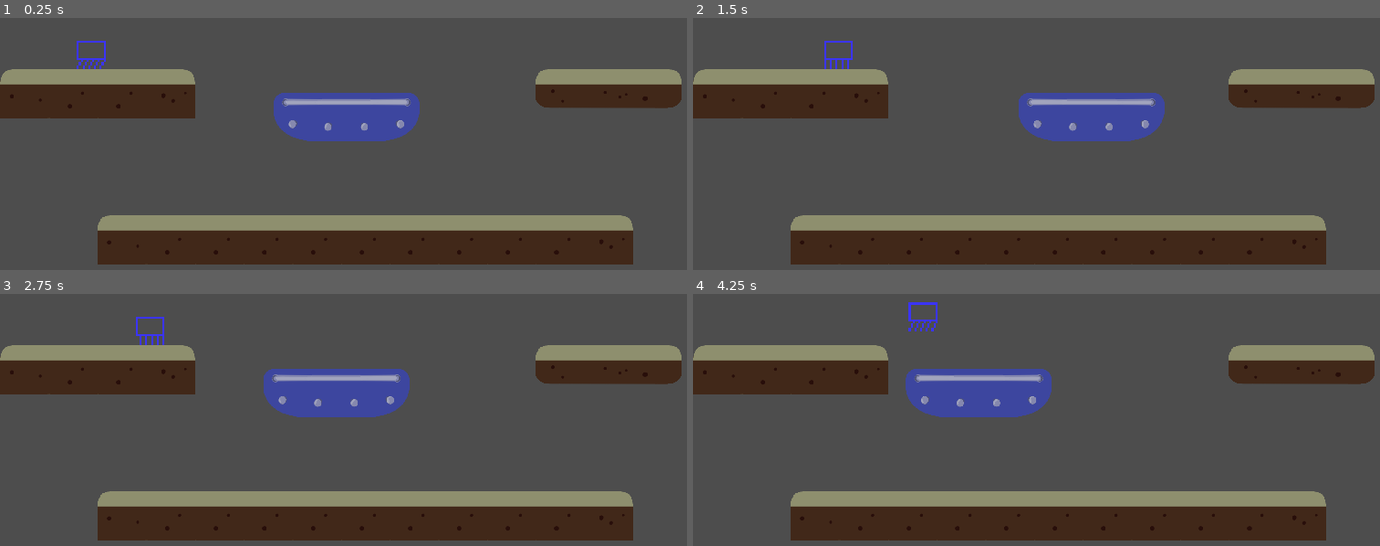
Above: before the commit, frames 1-4 (two rows, left to right).
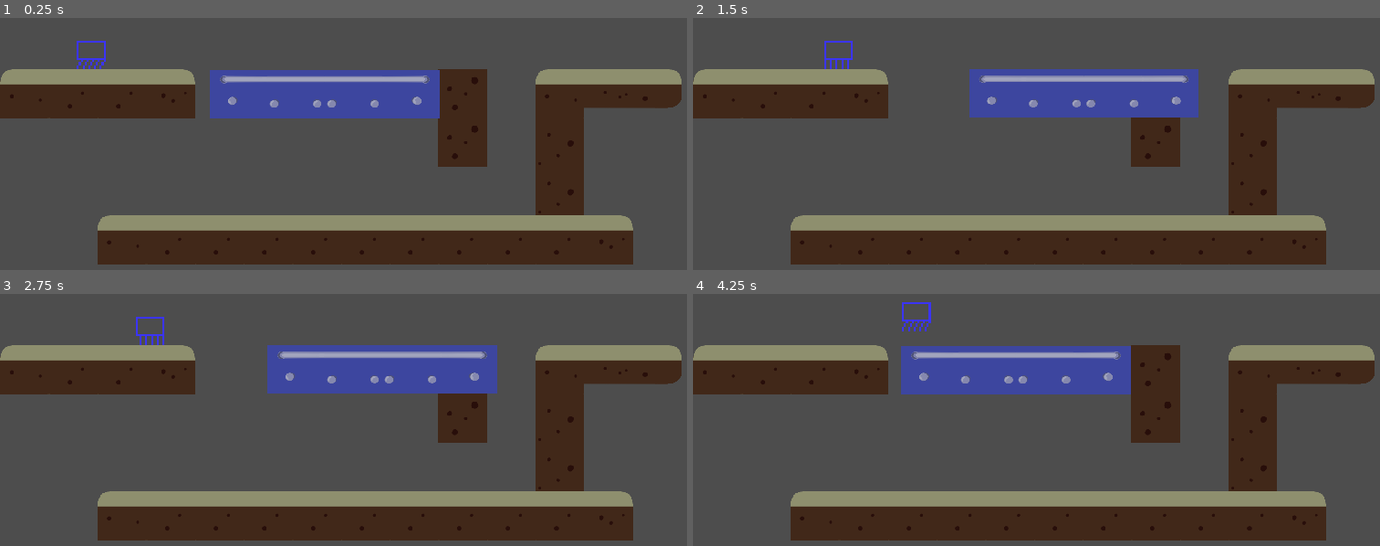
Above: after the commit, the same moments.

Repository: socradeez/DKGJ2023---TDP
Game: Godot game, scene res://player.tscn
Same seed, same stepped clock (60 frames per second), same inputs: the game is played once before the commit and once after it.
Inputs:
- Up to frame 1 (0.25 s): no input
- Up to frame 2 (1.5 s): hold D (move_right) from 0.53 s (still down); tap Space (jump) at 0.6, 0.77, 1.07 s; tap F (speed_change) at 1.35 s
- Up to frame 3 (2.75 s): tap Space (jump) at 1.52, 1.55, 1.82, 2.1 s; release D (move_right) at 2.03 s; hold A (move_left) from 2.03 s (still down)
- Up to frame 4 (4.25 s): release A (move_left) at 2.78 s; hold D (move_right) from 2.78 s (still down); tap F (speed_change) at 2.85 s; tap Space (jump) at 3.02, 3.05, 3.32, 3.6, 3.77, 4.07 s

The runs differ from the first frame. In frame 1, 12% of the frame differs, in the area x 30-85%, y 20-79%; in frame 2, 11%; in frame 3, 11%; in frame 4, 12%, in the area x 30-85%, y 3-79%.

Commit message:
Updated platform workflow and tileset
Platforms now have added paths they follow to enable faster workflow for level design. Also uploaded new square tileset for platforms as well.

Diff:
--- /dev/null
+++ b/CB2DPlatform.gd
@@ -0,0 +1,12 @@
+extends CharacterBody2D
+
+
+var path_to_follow: PathFollow2D
+
+func _ready():
+	path_to_follow = $".."
+
+func _process(delta):
+
+	# Update the global position of the platform to match the PathFollow2D position
+	global_position = path_to_follow.global_position
--- /dev/null
+++ b/CB2DPlatformAnimatable.gd
@@ -0,0 +1,12 @@
+extends AnimatableBody2D
+
+
+var path_to_follow: PathFollow2D
+
+func _ready():
+	path_to_follow = $".."
+
+func _process(delta):
+
+	# Update the global position of the platform to match the PathFollow2D position
+	global_position = path_to_follow.global_position
--- a/DemoTilesetNoPhysics.tres
+++ b/DemoTilesetNoPhysics.tres
@@ -1,6 +1,7 @@
-[gd_resource type="TileSet" load_steps=3 format=3 uid="uid://dgjjaxcw22uh5"]
+[gd_resource type="TileSet" load_steps=5 format=3 uid="uid://dgjjaxcw22uh5"]
 
 [ext_resource type="Texture2D" uid="uid://cib030bjichp1" path="res://GJtileSheetV01.png" id="1_nn2pm"]
+[ext_resource type="Texture2D" uid="uid://bjm5tb06qj3c7" path="res://GJtileSheetV02.png" id="2_0swfb"]
 
 [sub_resource type="TileSetAtlasSource" id="TileSetAtlasSource_ilgg7"]
 resource_name = "TerrainTileset"
@@ -48,7 +49,53 @@
 2:9/0 = 0
 3:9/0 = 0
 
+[sub_resource type="TileSetAtlasSource" id="TileSetAtlasSource_3lfca"]
+texture = ExtResource("2_0swfb")
+texture_region_size = Vector2i(128, 128)
+0:0/0 = 0
+1:0/0 = 0
+2:0/0 = 0
+3:0/0 = 0
+4:0/0 = 0
+5:0/0 = 0
+6:0/0 = 0
+7:0/0 = 0
+8:0/0 = 0
+0:1/0 = 0
+1:1/0 = 0
+2:1/0 = 0
+0:2/0 = 0
+1:2/0 = 0
+2:2/0 = 0
+0:3/0 = 0
+1:3/0 = 0
+2:3/0 = 0
+3:3/0 = 0
+0:4/0 = 0
+1:4/0 = 0
+2:4/0 = 0
+0:5/0 = 0
+1:5/0 = 0
+2:5/0 = 0
+0:6/0 = 0
+1:6/0 = 0
+2:6/0 = 0
+3:6/0 = 0
+0:7/0 = 0
+1:7/0 = 0
+2:7/0 = 0
+3:7/0 = 0
+0:8/0 = 0
+1:8/0 = 0
+2:8/0 = 0
+3:8/0 = 0
+0:9/0 = 0
+1:9/0 = 0
+2:9/0 = 0
+3:9/0 = 0
+
 [resource]
 tile_size = Vector2i(128, 128)
 uv_clipping = true
 sources/0 = SubResource("TileSetAtlasSource_ilgg7")
+sources/1 = SubResource("TileSetAtlasSource_3lfca")
--- /dev/null
+++ b/Path2Dtroubleshoot.gd
@@ -0,0 +1,11 @@
+extends Path2D
+
+
+# Called when the node enters the scene tree for the first time.
+func _ready():
+	pass # Replace with function body.
+
+
+# Called every frame. 'delta' is the elapsed time since the previous frame.
+func _process(delta):
+	pass
--- /dev/null
+++ b/PlatformPositionScript.gd
@@ -0,0 +1,32 @@
+extends PathFollow2D
+
+@export var speed = 10.0
+var high_speed = false
+
+# Called when the node enters the scene tree for the first time.
+func _ready():
+	pass # Replace with function body.
+
+
+# Called every frame. 'delta' is the elapsed time since the previous frame.
+func _process(delta):
+	progress_ratio += speed * delta
+
+	# When reaching the end of the path, reverse direction
+	if progress_ratio >= 1.0:
+		progress_ratio = 1.0  # Clamp progress to the end
+		speed = -speed  # Reverse speed
+
+	# When reaching the start of the path, reverse direction again
+	elif progress_ratio <= 0.0:
+		progress_ratio = 0.0  # Clamp progress to the start
+		speed = -speed  # Reset to initial speed
+
+
+func _on_player_change_speed():
+	if high_speed:
+		speed /= 2
+		high_speed = false
+	else:
+		speed *= 2
+		high_speed = true
--- a/Player.gd
+++ b/Player.gd
@@ -9,6 +9,10 @@
 var on_ground = false
 var jump_from_dp = false
 var platform_velocity = 0
+var wall_slide_speed_max = 100
+var wall_jump_strength = Vector2(150, -300) # X for away from the wall, Y for upward
+var can_wall_jump = false
+var wall_dir = 0 # -1 for left, 1 for right
 
 # Called when the node enters the scene tree for the first time.
 func _ready():
@@ -17,13 +21,27 @@
 
 # Called every frame. 'delta' is the elapsed time since the previous frame.
 func _physics_process(delta):
+	velocity.y += gravity * delta
 	if Input.is_action_just_pressed('speed_change'):
 		change_speed.emit()
 	on_ground = is_on_floor()
+	var is_on_wall = is_on_wall()
 	if not on_ground:
 		$AnimatedSprite2D.animation = "jump"
+
+	if is_on_wall and velocity.y > 0:
+		# Wall sliding
+		$AnimatedSprite2D.animation = "jump"
+		velocity.y = min(velocity.y, wall_slide_speed_max)
+		can_wall_jump = true
+		wall_dir = get_wall_direction()
+	else:
+		can_wall_jump = false
+
+	if can_wall_jump and Input.is_action_just_pressed("jump"):
+		perform_wall_jump()
 	# vertical movement velocity (down)
-	velocity.y += gravity * delta
+
 	# horizontal movement processing (left, right)
 
 	if on_ground:
@@ -48,3 +66,18 @@
 		$AnimatedSprite2D.stop()
 	# horizontal velocity which moves player left or right based on input
 	velocity.x = horizontal_input * speed
+
+func get_wall_direction():
+	var left_ray = $RayCast2D_Left
+	var right_ray = $RayCast2D_Right
+
+	if left_ray.is_colliding():
+		return -1
+	elif right_ray.is_colliding():
+		return 1
+	else:
+		return 0  # Not on a wall
+
+func perform_wall_jump():
+	velocity.x = -wall_dir * wall_jump_strength.x
+	velocity.y = wall_jump_strength.y
--- a/player.tscn
+++ b/player.tscn
@@ -1,11 +1,12 @@
-[gd_scene load_steps=14 format=3 uid="uid://djmvd3egljgbg"]
+[gd_scene load_steps=16 format=3 uid="uid://djmvd3egljgbg"]
 
 [ext_resource type="Texture2D" uid="uid://cru5ud15hah0c" path="res://walk_spritesheet.png" id="1_rp02g"]
 [ext_resource type="Texture2D" uid="uid://dkovq4vvq7xdq" path="res://jump_spritesheet.png" id="2_0oaao"]
 [ext_resource type="Script" path="res://Player.gd" id="2_m0yii"]
-[ext_resource type="Script" path="res://RigidBody2D.gd" id="5_bt4uh"]
 [ext_resource type="TileSet" uid="uid://dgjjaxcw22uh5" path="res://DemoTilesetNoPhysics.tres" id="5_hhwt4"]
 [ext_resource type="TileSet" uid="uid://ct2fcmwqejm26" path="res://DemoTileset.tres" id="5_y0fha"]
+[ext_resource type="Script" path="res://PlatformPositionScript.gd" id="7_5w85n"]
+[ext_resource type="Script" path="res://CB2DPlatformAnimatable.gd" id="9_rmxo4"]
 
 [sub_resource type="AtlasTexture" id="AtlasTexture_rut4o"]
 atlas = ExtResource("2_0oaao")
@@ -48,17 +49,24 @@
 "speed": 10.0
 }]
 
-[sub_resource type="RectangleShape2D" id="RectangleShape2D_a3uhb"]
-size = Vector2(76, 76)
+[sub_resource type="RectangleShape2D" id="RectangleShape2D_l7xx2"]
+size = Vector2(75, 76)
 
-[sub_resource type="RectangleShape2D" id="RectangleShape2D_fqb8x"]
-size = Vector2(126.999, 382)
+[sub_resource type="Curve2D" id="Curve2D_ylg40"]
+_data = {
+"points": PackedVector2Array(0, 0, 0, 0, 210.82, -252.793, 0, 0, 0, 0, 447.04, -253.8)
+}
+point_count = 2
+
+[sub_resource type="RectangleShape2D" id="RectangleShape2D_5c7b0"]
+size = Vector2(513.927, 138.914)
 
 [node name="Level" type="Node2D"]
 metadata/_edit_horizontal_guides_ = []
 
 [node name="Player" type="CharacterBody2D" parent="."]
 position = Vector2(240, 257)
+floor_constant_speed = true
 script = ExtResource("2_m0yii")
 speed = 150
 metadata/_edit_group_ = true
@@ -69,32 +77,45 @@
 animation = &"walk"
 
 [node name="CollisionShape2D" type="CollisionShape2D" parent="Player"]
-shape = SubResource("RectangleShape2D_a3uhb")
+position = Vector2(0.5, 0)
+shape = SubResource("RectangleShape2D_l7xx2")
 
-[node name="RigidBody2D" type="RigidBody2D" parent="." groups=["RedPlatforms"]]
-position = Vector2(824, 381)
-gravity_scale = 0.0
-lock_rotation = true
-freeze_mode = 1
-script = ExtResource("5_bt4uh")
-left_distance = 150
-right_distance = 200
-metadata/_edit_group_ = true
+[node name="RayCast2D_Left" type="RayCast2D" parent="Player"]
+target_position = Vector2(-51, 0)
 
-[node name="CollisionShape2D" type="CollisionShape2D" parent="RigidBody2D"]
-position = Vector2(63, 64.5)
-rotation = 1.5708
-shape = SubResource("RectangleShape2D_fqb8x")
-
-[node name="TileMap" type="TileMap" parent="RigidBody2D"]
-tile_set = ExtResource("5_hhwt4")
-format = 2
-layer_0/tile_data = PackedInt32Array(65535, 0, 6, 0, 65536, 6, 1, 131072, 6)
+[node name="RayCast2D_Right" type="RayCast2D" parent="Player"]
+target_position = Vector2(51, 0)
 
 [node name="TerrainMap" type="TileMap" parent="."]
 position = Vector2(257, 448)
 tile_set = ExtResource("5_y0fha")
 format = 2
-layer_0/tile_data = PackedInt32Array(-2, 65536, 0, -1, 131072, 0, -65536, 131072, 0, -65535, 196608, 0, -65527, 327680, 0, -65526, 393216, 0, -65525, 458752, 0, 131073, 131072, 0, 131074, 131072, 0, 131075, 131072, 0, 131076, 131072, 0, 131077, 131072, 0, 131078, 131072, 0, 131079, 131072, 0, 131080, 131072, 0, 131081, 131072, 0, 131082, 196608, 0, 131072, 65536, 0)
+layer_0/tile_data = PackedInt32Array(-2, 65536, 0, -1, 131072, 0, -65536, 131072, 0, -65535, 196608, 0, -65526, 393216, 0, -65525, 458752, 0, 131073, 131072, 0, 131074, 131072, 0, 131075, 131072, 0, 131076, 131072, 0, 131077, 131072, 0, 131078, 131072, 0, 131079, 131072, 0, 131080, 131072, 0, 131081, 131072, 0, 131082, 196608, 0, 131072, 65536, 0, 9, 0, 0, -65527, 65536, 0, 65545, 0, 0, 7, 0, 1, -65529, 0, 1)
 
-[connection signal="change_speed" from="Player" to="RigidBody2D" method="_on_player_change_speed"]
+[node name="Platform1Path" type="Path2D" parent="."]
+position = Vector2(575, 699)
+scale = Vector2(1.1811, 0.992908)
+curve = SubResource("Curve2D_ylg40")
+metadata/_edit_group_ = true
+
+[node name="Platform1Position" type="PathFollow2D" parent="Platform1Path"]
+position = Vector2(210.82, -252.793)
+rotates = false
+loop = false
+script = ExtResource("7_5w85n")
+speed = 0.5
+
+[node name="AB2DPlatform" type="AnimatableBody2D" parent="Platform1Path/Platform1Position"]
+position = Vector2(0, 6.10352e-05)
+script = ExtResource("9_rmxo4")
+metadata/_edit_group_ = true
+
+[node name="CollisionShape2D" type="CollisionShape2D" parent="Platform1Path/Platform1Position/AB2DPlatform"]
+position = Vector2(0.42334, -59.4571)
+scale = Vector2(1, 1)
+shape = SubResource("RectangleShape2D_5c7b0")
+
+[node name="TileMap" type="TileMap" parent="Platform1Path/Platform1Position/AB2DPlatform"]
+tile_set = ExtResource("5_hhwt4")
+format = 2
+layer_0/tile_data = PackedInt32Array(-2, 1, 6, -1, 65537, 6, -65536, 65537, 6, -65535, 131073, 6)
Binary file added: GJtileSheetV02.png
Not shown, added: GJtileSheetV02.png.import
